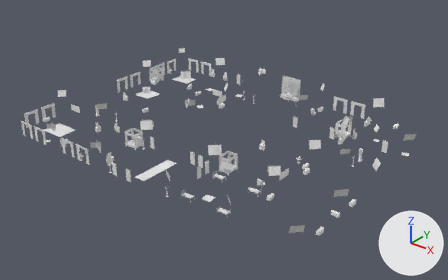
Two versions of the glTF model manor_furn_f2.glb, one commit apart.
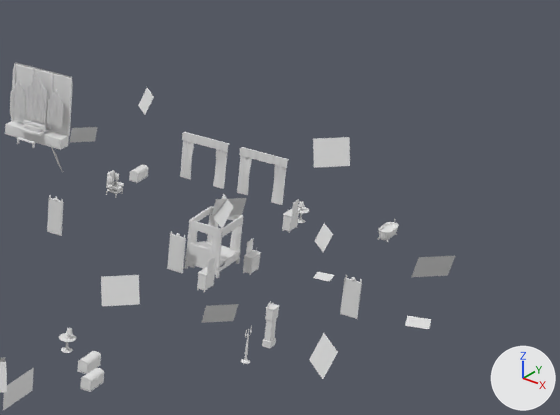
The first picture shows the older version from a 50 mm lens placed at (67.2, -93.5, 58.6), pointed at (1.1, -10.9, 7.4). The close-ups show the older and then the newer version on the part from 62% to 100% of the width and 20% to 65% of the height of that picture. Only the edits that show in the close-ups are written down. Lighting does not change. The marker at lower right points along +X, +Y and +Z. Materials are left out; every surface is plain grey. Vertices at exactly the same position are counted once.

The first close-up shows 'manor_furn_f2'.
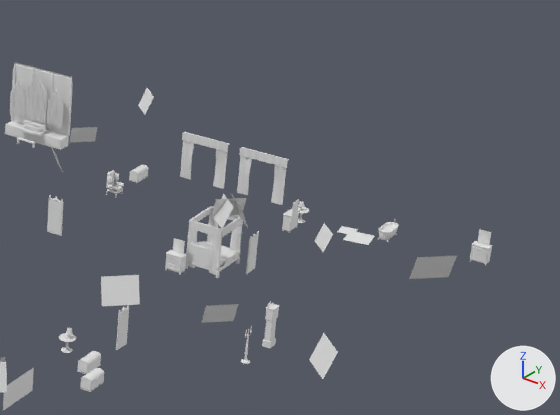
Boxes [x1, y1, x2, y2] around the edits, measured in the close-ups (560 x 415 px; the box of a moved part takes in the faces that stretch with it):
'manor_furn_f2', reshaped: before [0, 63, 455, 410]; after [0, 63, 492, 410]
part 1 of me_manor_furn_f2, moved or reshaped: before [244, 250, 261, 259]; after [471, 241, 492, 249]
part 2 of me_manor_furn_f2, moved or reshaped: before [198, 267, 215, 276]; after [166, 250, 186, 258]
part 3 of me_manor_furn_f2, moved or reshaped: before [243, 254, 260, 274]; after [470, 245, 492, 264]
part 4 of me_manor_furn_f2, moved or reshaped: before [252, 265, 259, 272]; after [471, 257, 485, 263]
part 5 of me_manor_furn_f2, moved or reshaped: before [252, 262, 259, 269]; after [471, 253, 486, 259]
part 6 of me_manor_furn_f2, moved or reshaped: before [252, 258, 260, 265]; after [472, 250, 487, 256]
part 7 of me_manor_furn_f2, moved or reshaped: before [167, 137, 455, 329]; after [47, 195, 491, 279]
part 8 of me_manor_furn_f2, moved or reshaped: before [47, 196, 64, 236]; after [116, 305, 129, 350]

The change, as a diff of the scene's bpy script:
```diff
--- a/manor_furn_f2.glb.py
+++ b/manor_furn_f2.glb.py
@@ me_manor_furn_f2 @@
 # used by ob_manor_furn_f2; location = (0.0, 0.0, 0.0)
-me_manor_furn_f2.from_pydata(...)  # 24025 vertices, 37383 faces; spans x -32.5..32.6, y -34.6..14.6, z 7.8..12.9
+me_manor_furn_f2.from_pydata(...)  # 24025 vertices, 37383 faces; spans x -32.4..32.6, y -34.6..14.6, z 7.8..12.9
+# me_manor_furn_f2 part 1: the loose piece of 24 vertices spanning x 20.2..20.8, y 3.7..4.7, z 8.9 is turned -90 degrees about the z axis through its middle, then moved by (9.7, 9.3, 0.0)
+# me_manor_furn_f2 part 2: the loose piece of 24 vertices spanning x 19.2..19.8, y 0.1..1.2, z 8.9 is turned 90 degrees about the z axis through its middle, then moved by (-2.4, 0.9, 0.0)
+# me_manor_furn_f2 part 3: the loose piece of 24 vertices spanning x 20.2..20.7, y 3.7..4.7, z 7.9..8.9 is turned -90 degrees about the z axis through its middle, then moved by (9.7, 9.3, 0.0)
+# me_manor_furn_f2 part 4: the loose piece of 8 vertices spanning x 20.7..20.8, y 3.8..4.6, z 8.0..8.1 is turned -90 degrees about the z axis through its middle, then moved by (9.4, 9.1, 0.0)
+# me_manor_furn_f2 part 5: the loose piece of 8 vertices spanning x 20.7..20.8, y 3.8..4.6, z 8.2..8.3 is turned -90 degrees about the z axis through its middle, then moved by (9.4, 9.1, 0.0)
+# me_manor_furn_f2 part 6: the loose piece of 8 vertices spanning x 20.7..20.8, y 3.8..4.6, z 8.4..8.6 is turned -90 degrees about the z axis through its middle, then moved by (9.4, 9.1, 0.0)
+# me_manor_furn_f2 part 7: 600 of 24025 vertices moved; they spanned x 16.6..32.2, y 0.1..14.6, z 7.8..12.9 and now span x 8.5..32.2, y 1.2..13.8, z 7.8..12.9; mean shift (0.8, 3.7, 0.0); largest move (20.2, 4.5, 8.9) -> (30.5, 13.8, 8.9)
+# me_manor_furn_f2 part 8: all 61 vertices in x 8.5..9.5, y 1.4..1.6, z 7.8..10.2 are turned -90 degrees about the z axis through their middle, then moved by (10.6, -9.9, 0.0)
+# other edits to the shape of me_manor_furn_f2 do not show in these pictures
```
